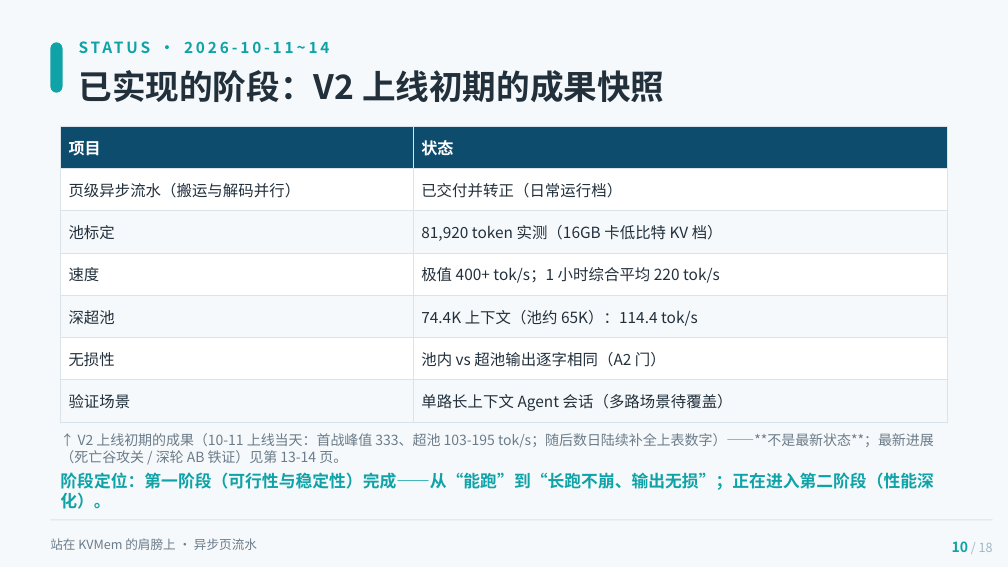
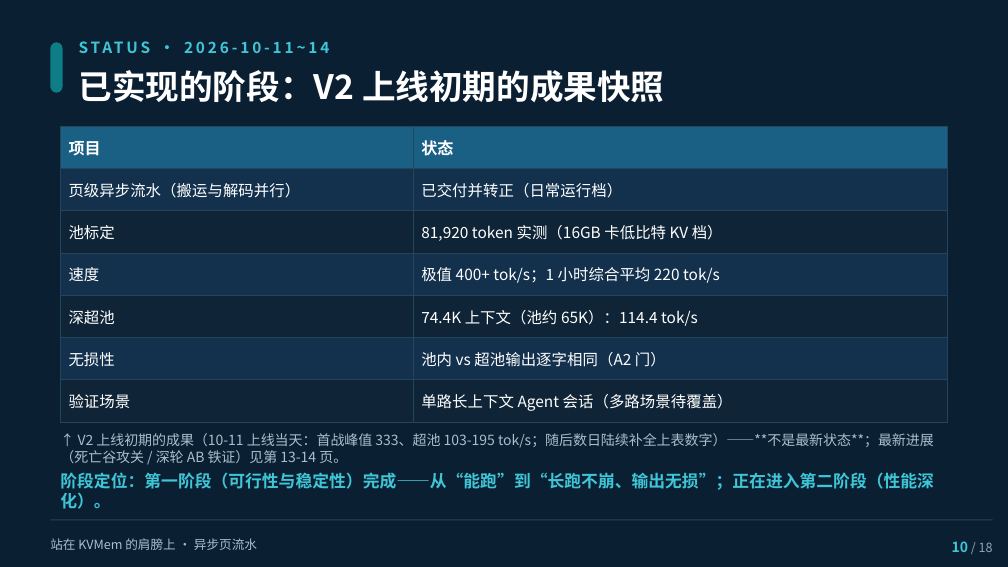
Before and after one commit to paicat1/Ninfer-KVMem-Async, a slide deck: slide 10 of docs/异步页流水-技术说明-美化版.pptx. Drawn at 1008x567 pixels with LibreOffice and Linux fonts; fonts in the diff are those of the drawing. Boxes give left, top, right and bottom in pixels: in the first picture for what was removed or moved away, otherwise in the second. Text is boxed around its words. In the diff, an @@ line names an element or a change of style, - is before the commit and + after.

```diff
--- a/docs/异步页流水-技术说明-美化版.pptx
+++ b/docs/异步页流水-技术说明-美化版.pptx
@@ background #F6F9FB to #0B1F33 @@
@@ rounded rectangle at <box>50,42,62,93</box>: fill #0FA3A8 to #0E7E86 @@
@@ text "STATUS · 2026-10-11~14" at <box>96,433,316,462</box>: text colour #0FA3A8 to #3FC6D6 @@
@@ text "已实现的阶段：V2 上线初期的成果快照" at <box>79,70,664,102</box>: text colour #22303C to #FFFFFF @@
@@ table at <box>60,126,948,415</box> @@
@@ fill #0E4C6E to #1A5F84 in row 1 @@
@@ fill #FFFFFF to #13314D in 6 cells @@
@@ fill #F6F9FB to #0F2436 in 6 cells @@
@@ text colour #22303C to #FFFFFF @@
@@ borders changed @@
@@ text "↑ V2 上线初期的成果（10-11 上线当天：首战峰值 333、超池 ..." at <box>60,433,934,463</box>: text colour #6B7C8A to #A9BECC @@
@@ text "阶段定位：第一阶段（可行性与稳定性）完成——从“能跑”到“长跑不崩、输出无损”；正在进入第二阶段（性能深化）。" at <box>60,472,934,509</box>: text colour #0FA3A8 to #3FC6D6 @@
@@ text "站在 KVMem 的肩膀上 · 异步页流水" at <box>50,538,257,550</box>: text colour #6B7C8A to #A9BECC @@
@@ rectangle at <box>50,519,993,520</box>: fill #D8E3EA to #23465C @@
@@ text "10 / 18" at <box>952,541,993,552</box>: text colour #0FA3A8 to #3FC6D6 in "10"; text colour #9FB8C8 to #8FA6B5 in "/ 18" @@
```
Also in this commit, not shown: 17 other slides changed, 4 other files.
